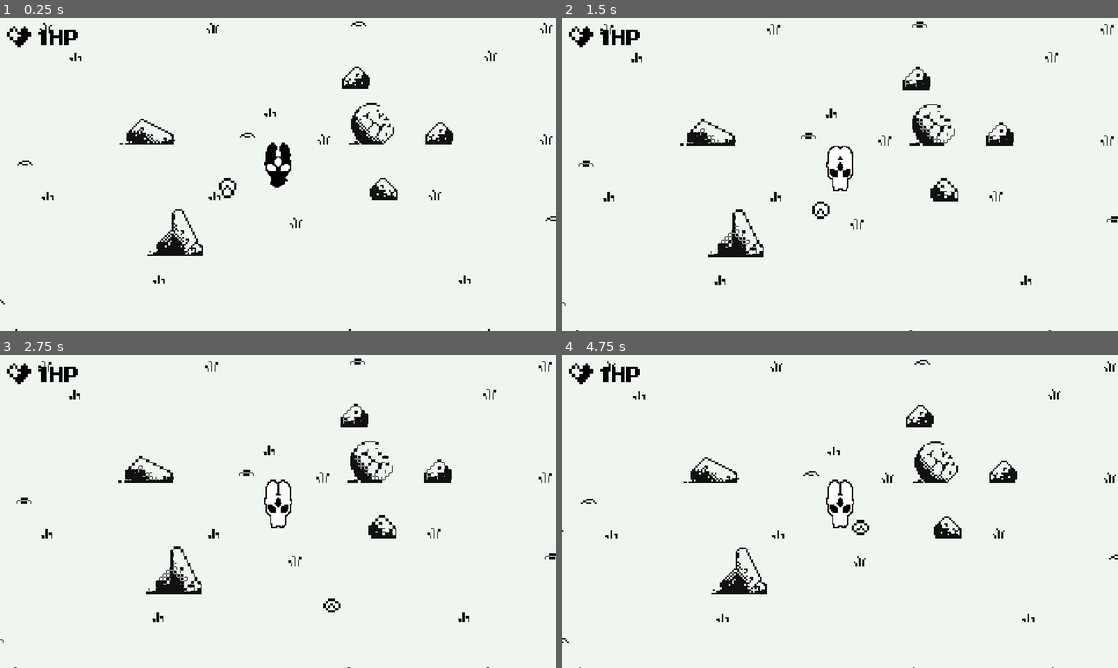
Above: before the commit, frames 1-4 (two rows, left to right).
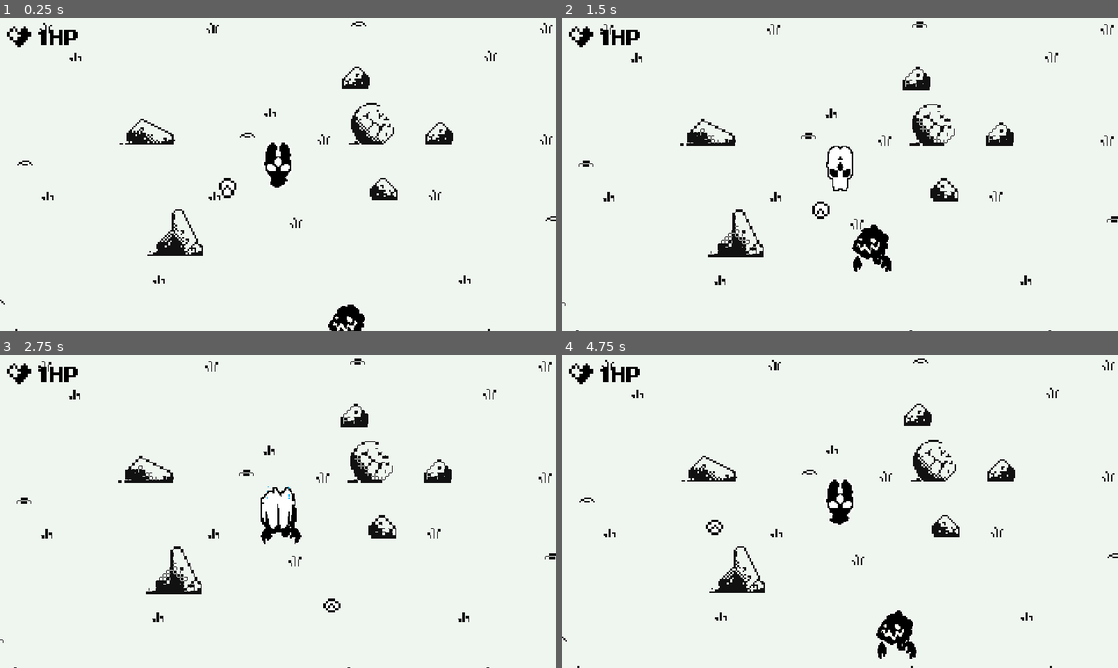
Above: after the commit, the same moments.

Repository: barssbekk/motherBaby
Game: Godot game, scene res://game.tscn
Two runs of this game, one before a commit and one after it. Both use one fixed random seed, a clock stepped at 60 frames per second and the inputs below.
Inputs:
- Up to frame 1 (0.25 s): no input
- Up to frame 2 (1.5 s): hold Right (arrow_right) 0.53-1.28 s; hold Down (arrow_down) from 1.28 s (still down)
- Up to frame 3 (2.75 s): release Down (arrow_down) at 2.03 s; hold Right (arrow_right) from 2.03 s (still down)
- Up to frame 4 (4.75 s): release Right (arrow_right) at 2.78 s; hold Up (arrow_up) 2.78-3.53 s; hold Left (arrow_left) from 3.53 s (still down)

The runs differ from the first frame. In frame 1, 0.3% of the frame differs, in the area x 59-66%, y 91-100%; in frame 2, 0.6%; in frame 3, 0.6%; in frame 4, 3.0%, in the area x 0-100%, y 1-100%.

Commit message:
+ghost enemy
+ghost anim

Diff:
--- a/game.tscn
+++ b/game.tscn
@@ -1,7 +1,8 @@
-[gd_scene load_steps=10 format=4 uid="uid://d12xnn6slwj61"]
+[gd_scene load_steps=11 format=4 uid="uid://d12xnn6slwj61"]
 
 [ext_resource type="PackedScene" uid="uid://cpijbgtfhbkqm" path="res://scenes/player.tscn" id="1_1iqdn"]
 [ext_resource type="PackedScene" uid="uid://d26vwd4g3x0x8" path="res://scenes/baby.tscn" id="2_2kw0m"]
+[ext_resource type="PackedScene" uid="uid://fsbt5n1jq4op" path="res://scenes/ghost.tscn" id="2_h1rdq"]
 [ext_resource type="Texture2D" uid="uid://bnek1nseml03" path="res://assets/sprites/Ws.png" id="3_cshby"]
 [ext_resource type="PackedScene" uid="uid://cjd54imge5fr" path="res://scenes/ui.tscn" id="4_vymbv"]
 [ext_resource type="PackedScene" uid="uid://f16y3mfyq1bv" path="res://scenes/mob.tscn" id="5_6v7r2"]
@@ -394,3 +395,6 @@
 z_index = 5
 position = Vector2(-119, -242)
 collision_mask = 2
+
+[node name="ghost" parent="." instance=ExtResource("2_h1rdq")]
+position = Vector2(103, 42)
--- a/scenes/cyclop.tscn
+++ b/scenes/cyclop.tscn
@@ -160,7 +160,7 @@
 "duration": 1.0,
 "texture": SubResource("AtlasTexture_wjgl8")
 }],
-"loop": true,
+"loop": false,
 "name": &"attack",
 "speed": 9.0
 }, {
--- /dev/null
+++ b/scenes/ghost.tscn
@@ -0,0 +1,210 @@
+[gd_scene load_steps=31 format=3 uid="uid://fsbt5n1jq4op"]
+
+[ext_resource type="Script" path="res://scripts/ghost.gd" id="1_bja26"]
+[ext_resource type="Texture2D" uid="uid://cknks1ogn8r5d" path="res://assets/sprites/Ghost_Attack_Anim.png" id="1_q6t0d"]
+[ext_resource type="Texture2D" uid="uid://beaa335xyyyis" path="res://assets/sprites/Ghost_Idle_And_Walk_Anims.png" id="2_lvlbt"]
+[ext_resource type="PackedScene" uid="uid://24q08luwhx6e" path="res://scenes/damageComponent.tscn" id="2_nhb6r"]
+[ext_resource type="PackedScene" uid="uid://bwdbnj13eriax" path="res://scenes/HealthComponent.tscn" id="3_nsnx0"]
+[ext_resource type="PackedScene" uid="uid://dc4xfsgjukcbm" path="res://scenes/HitboxComponent.tscn" id="4_t7n6w"]
+
+[sub_resource type="RectangleShape2D" id="RectangleShape2D_7jdyc"]
+size = Vector2(30.8824, 36.7647)
+
+[sub_resource type="AtlasTexture" id="AtlasTexture_ahmc2"]
+atlas = ExtResource("1_q6t0d")
+region = Rect2(0, 0, 100, 100)
+
+[sub_resource type="AtlasTexture" id="AtlasTexture_cmxw0"]
+atlas = ExtResource("1_q6t0d")
+region = Rect2(100, 0, 100, 100)
+
+[sub_resource type="AtlasTexture" id="AtlasTexture_ae3os"]
+atlas = ExtResource("1_q6t0d")
+region = Rect2(200, 0, 100, 100)
+
+[sub_resource type="AtlasTexture" id="AtlasTexture_hwg2d"]
+atlas = ExtResource("1_q6t0d")
+region = Rect2(300, 0, 100, 100)
+
+[sub_resource type="AtlasTexture" id="AtlasTexture_0y4u2"]
+atlas = ExtResource("1_q6t0d")
+region = Rect2(400, 0, 100, 100)
+
+[sub_resource type="AtlasTexture" id="AtlasTexture_aj8pm"]
+atlas = ExtResource("1_q6t0d")
+region = Rect2(500, 0, 100, 100)
+
+[sub_resource type="AtlasTexture" id="AtlasTexture_nue46"]
+atlas = ExtResource("1_q6t0d")
+region = Rect2(600, 0, 100, 100)
+
+[sub_resource type="AtlasTexture" id="AtlasTexture_vpr6r"]
+atlas = ExtResource("1_q6t0d")
+region = Rect2(700, 0, 100, 100)
+
+[sub_resource type="AtlasTexture" id="AtlasTexture_ssx1j"]
+atlas = ExtResource("1_q6t0d")
+region = Rect2(800, 0, 100, 100)
+
+[sub_resource type="AtlasTexture" id="AtlasTexture_x3llt"]
+atlas = ExtResource("1_q6t0d")
+region = Rect2(900, 0, 100, 100)
+
+[sub_resource type="AtlasTexture" id="AtlasTexture_d7kn6"]
+atlas = ExtResource("1_q6t0d")
+region = Rect2(1000, 0, 100, 100)
+
+[sub_resource type="AtlasTexture" id="AtlasTexture_8kxnl"]
+atlas = ExtResource("1_q6t0d")
+region = Rect2(1100, 0, 100, 100)
+
+[sub_resource type="AtlasTexture" id="AtlasTexture_30djo"]
+atlas = ExtResource("1_q6t0d")
+region = Rect2(1200, 0, 100, 100)
+
+[sub_resource type="AtlasTexture" id="AtlasTexture_ril4b"]
+atlas = ExtResource("1_q6t0d")
+region = Rect2(1300, 0, 100, 100)
+
+[sub_resource type="AtlasTexture" id="AtlasTexture_di5ad"]
+atlas = ExtResource("1_q6t0d")
+region = Rect2(1400, 0, 100, 100)
+
+[sub_resource type="AtlasTexture" id="AtlasTexture_v2ajq"]
+atlas = ExtResource("1_q6t0d")
+region = Rect2(1500, 0, 100, 100)
+
+[sub_resource type="AtlasTexture" id="AtlasTexture_tg1kd"]
+atlas = ExtResource("1_q6t0d")
+region = Rect2(1600, 0, 100, 100)
+
+[sub_resource type="AtlasTexture" id="AtlasTexture_cr4hs"]
+atlas = ExtResource("2_lvlbt")
+region = Rect2(0, 0, 100, 100)
+
+[sub_resource type="AtlasTexture" id="AtlasTexture_47occ"]
+atlas = ExtResource("2_lvlbt")
+region = Rect2(100, 0, 100, 100)
+
+[sub_resource type="AtlasTexture" id="AtlasTexture_8w6qo"]
+atlas = ExtResource("2_lvlbt")
+region = Rect2(200, 0, 100, 100)
+
+[sub_resource type="AtlasTexture" id="AtlasTexture_y4ohk"]
+atlas = ExtResource("2_lvlbt")
+region = Rect2(300, 0, 100, 100)
+
+[sub_resource type="SpriteFrames" id="SpriteFrames_x5rxy"]
+animations = [{
+"frames": [{
+"duration": 1.0,
+"texture": SubResource("AtlasTexture_ahmc2")
+}, {
+"duration": 1.0,
+"texture": SubResource("AtlasTexture_cmxw0")
+}, {
+"duration": 1.0,
+"texture": SubResource("AtlasTexture_ae3os")
+}, {
+"duration": 1.0,
+"texture": SubResource("AtlasTexture_hwg2d")
+}, {
+"duration": 1.0,
+"texture": SubResource("AtlasTexture_0y4u2")
+}, {
+"duration": 1.0,
+"texture": SubResource("AtlasTexture_aj8pm")
+}, {
+"duration": 1.0,
+"texture": SubResource("AtlasTexture_nue46")
+}, {
+"duration": 1.0,
+"texture": SubResource("AtlasTexture_vpr6r")
+}, {
+"duration": 1.0,
+"texture": SubResource("AtlasTexture_ssx1j")
+}, {
+"duration": 1.0,
+"texture": SubResource("AtlasTexture_x3llt")
+}, {
+"duration": 1.0,
+"texture": SubResource("AtlasTexture_d7kn6")
+}, {
+"duration": 1.0,
+"texture": SubResource("AtlasTexture_8kxnl")
+}, {
+"duration": 1.0,
+"texture": SubResource("AtlasTexture_30djo")
+}, {
+"duration": 1.0,
+"texture": SubResource("AtlasTexture_ril4b")
+}, {
+"duration": 1.0,
+"texture": SubResource("AtlasTexture_di5ad")
+}, {
+"duration": 1.0,
+"texture": SubResource("AtlasTexture_v2ajq")
+}, {
+"duration": 1.0,
+"texture": SubResource("AtlasTexture_tg1kd")
+}],
+"loop": false,
+"name": &"attack",
+"speed": 11.0
+}, {
+"frames": [{
+"duration": 1.0,
+"texture": SubResource("AtlasTexture_cr4hs")
+}, {
+"duration": 1.0,
+"texture": SubResource("AtlasTexture_47occ")
+}, {
+"duration": 1.0,
+"texture": SubResource("AtlasTexture_8w6qo")
+}, {
+"duration": 1.0,
+"texture": SubResource("AtlasTexture_y4ohk")
+}],
+"loop": false,
+"name": &"idle",
+"speed": 6.0
+}]
+
+[sub_resource type="RectangleShape2D" id="RectangleShape2D_h87vt"]
+size = Vector2(25, 30.2631)
+
+[node name="ghost" type="CharacterBody2D"]
+collision_layer = 4
+collision_mask = 6
+script = ExtResource("1_bja26")
+
+[node name="CollisionShape2D" type="CollisionShape2D" parent="."]
+visible = false
+position = Vector2(-0.5, 3.5)
+scale = Vector2(0.679999, 0.679999)
+shape = SubResource("RectangleShape2D_7jdyc")
+
+[node name="AnimatedSprite2D" type="AnimatedSprite2D" parent="."]
+z_index = 5
+scale = Vector2(0.600002, 0.600002)
+sprite_frames = SubResource("SpriteFrames_x5rxy")
+animation = &"attack"
+
+[node name="HealthComponent" parent="." instance=ExtResource("3_nsnx0")]
+max_Health = 2
+
+[node name="DamageComponent" parent="." instance=ExtResource("2_nhb6r")]
+
+[node name="HitboxComponent" parent="." node_paths=PackedStringArray("health_component") instance=ExtResource("4_t7n6w")]
+collision_layer = 4
+collision_mask = 3
+health_component = NodePath("../HealthComponent")
+
+[node name="CollisionShape2D" type="CollisionShape2D" parent="HitboxComponent"]
+position = Vector2(-0.5, 3.5)
+scale = Vector2(0.760001, 0.760001)
+shape = SubResource("RectangleShape2D_h87vt")
+
+[connection signal="skeleton_attack" from="DamageComponent" to="." method="_on_damage_component_skeleton_attack"]
+[connection signal="area_entered" from="HitboxComponent" to="DamageComponent" method="_on_hitbox_component_area_entered"]
+[connection signal="area_exited" from="HitboxComponent" to="DamageComponent" method="_on_hitbox_component_area_exited"]
--- a/scenes/skeleton_mob.tscn
+++ b/scenes/skeleton_mob.tscn
@@ -67,7 +67,7 @@
 "duration": 1.0,
 "texture": SubResource("AtlasTexture_652x0")
 }],
-"loop": true,
+"loop": false,
 "name": &"attack",
 "speed": 6.0
 }, {
--- /dev/null
+++ b/scripts/ghost.gd
@@ -0,0 +1,41 @@
+extends CharacterBody2D
+
+@onready var player = get_node("/root/Game/Player")
+@onready var animated_sprite = $AnimatedSprite2D
+var is_chasing = false
+
+func _physics_process(delta: float) -> void:
+
+	var direction = global_position.direction_to(player.global_position)
+	var distance = global_position.distance_to(player.global_position)
+
+	# Handle chasing and movement
+	if distance < 150 and distance > 2: # Chasing distance
+		if not is_chasing:
+			is_chasing = true
+			print("Player detected!")
+			animated_sprite.play("idle")
+		velocity = direction * 40
+	else:
+		if is_chasing:
+			is_chasing = false
+			print("Player out the range")
+			animated_sprite.play("idle")
+		velocity = Vector2.ZERO
+
+	if velocity.x > 0 and distance > 2:
+		if animated_sprite.flip_h:
+			animated_sprite.flip_h = false
+	elif velocity.x < 0 and distance > 2:
+		if not animated_sprite.flip_h:
+			animated_sprite.flip_h = true
+
+	move_and_slide()
+
+#Death Function called when health = 0
+func die():
+	queue_free()
+
+func _on_damage_component_skeleton_attack() -> void:
+	animated_sprite.play("attack")
+	print("ghost attack animation")
Binary file added: assets/sprites/Ghost_Attack_Anim.png
Not shown, added: assets/sprites/Ghost_Attack_Anim.png.import
Binary file added: assets/sprites/Ghost_Idle_And_Walk_Anims.png
Not shown, added: assets/sprites/Ghost_Idle_And_Walk_Anims.png.import
Not shown, changed: .DS_Store
Not shown, changed: assets/.DS_Store
Not shown, changed: assets/sprites/.DS_Store
